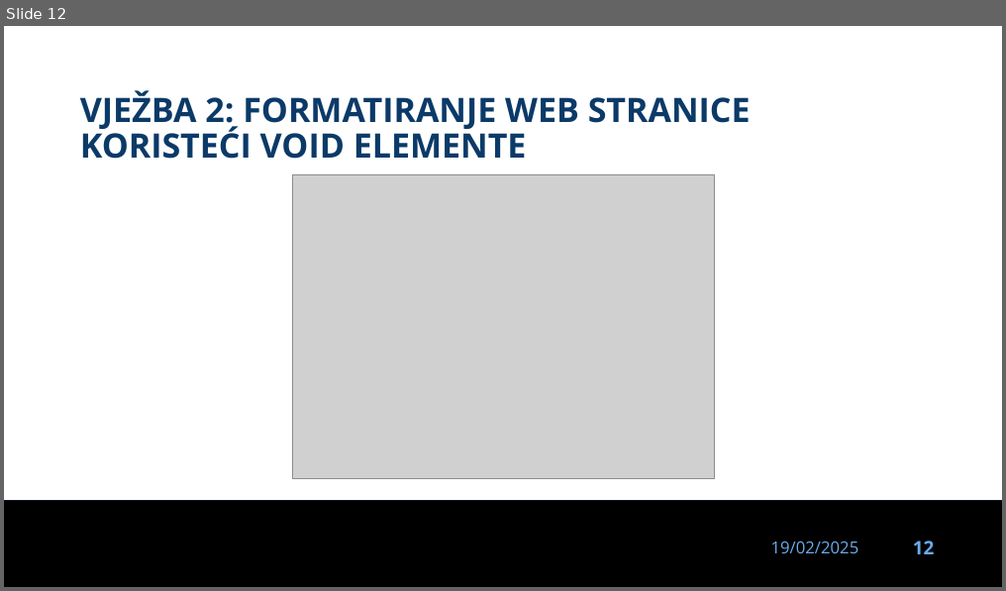
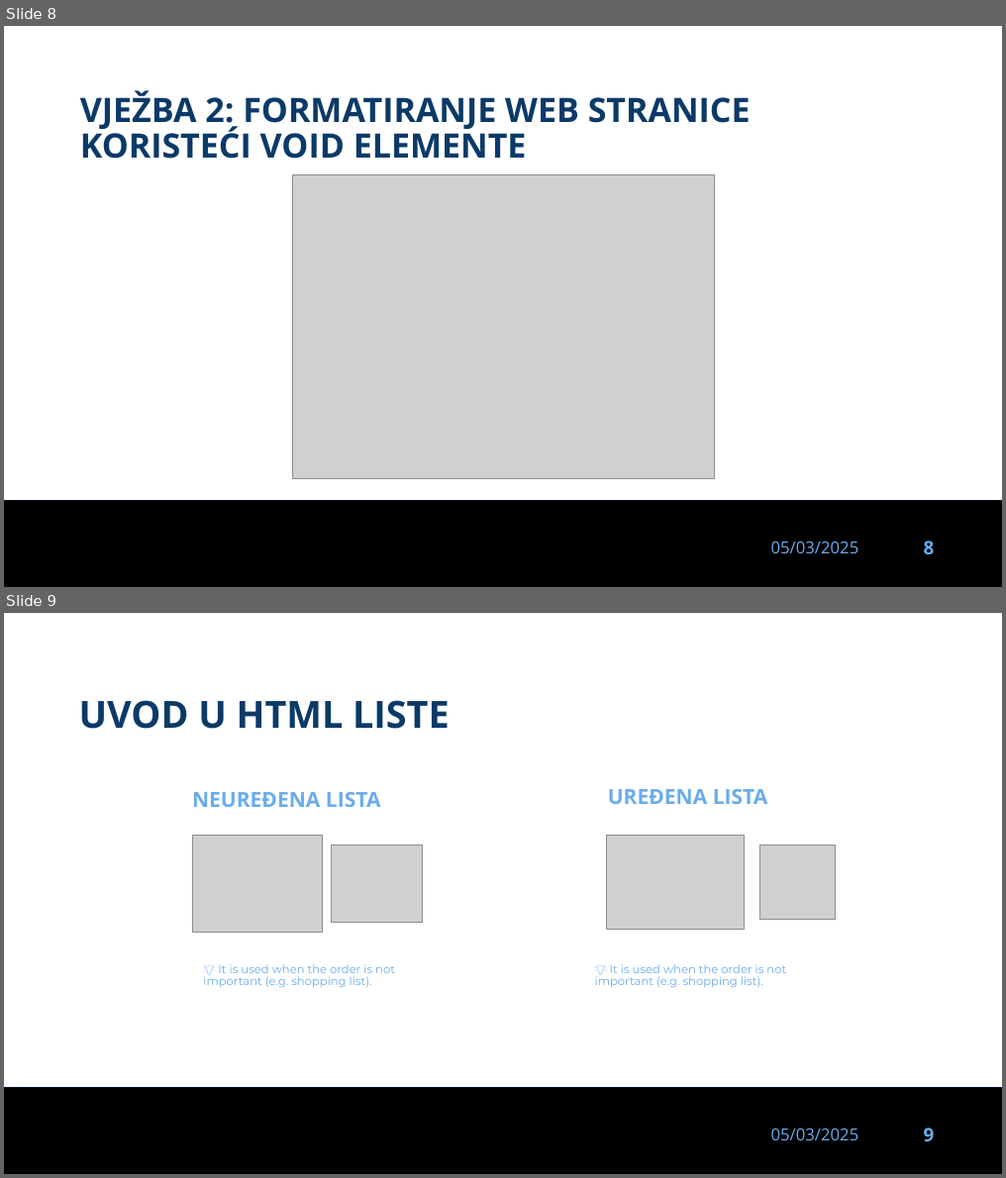
Before and after one commit to dinoDuvnjak/CTK, a slide deck: Bootcamp/html-uvod/html-uvod.pptx. Shown one above the other, each under a label of ours: slide 12 before the commit, slides 8 and 9 after it. The pictures are 1006x591 and 1006x1178 pixels, drawn with LibreOffice and Linux fonts; fonts in the diff are those of the drawing; grey boxes stand for pictures; background and template pictures are left out. Boxes give left, top, right and bottom in pixels: in the first picture for what was removed or moved away, otherwise in the second. Text is boxed around its words. In the diff, an @@ line names an element or a change of style, - is before the commit and + after.

Commit message:
shift4it html draft 1

```diff
--- a/Bootcamp/html-uvod/html-uvod.pptx
+++ b/Bootcamp/html-uvod/html-uvod.pptx
@@ slide 9 added at (4,613,1002,1174), background #FFFFFF; not listed: 3 template elements that a slide beside it also shows @@
@@ title added at (79,700,450,729), 36 pt, text #0B3A68, bold @@
+UVOD U HTML LISTE
@@ text added at (608,789,768,804), 20 pt, text #69ACED, bold @@
+UREĐENA LISTA
@@ text added at (192,792,381,807), 20 pt, text #69ACED, bold @@
+NEUREĐENA LISTA
@@ group added at (192,836,835,987): 4 pictures, 2 texts @@
+💡 It is used when the order is not important (e.g. shopping list).
+💡 It is used when the order is not important (e.g. shopping list).
@@ what was slide 12 is now slide 8 @@
@@ slide 8 changed as well @@
@@ text at (771,542,859,554): text changed @@
-19/02/2025
+05/03/2025
@@ page number at (924,541,935,555): text changed @@
-12
+8
```
Also in this commit, not shown: 12 other slides changed, 13 other slides added, 17 slides removed, 16 other files.
